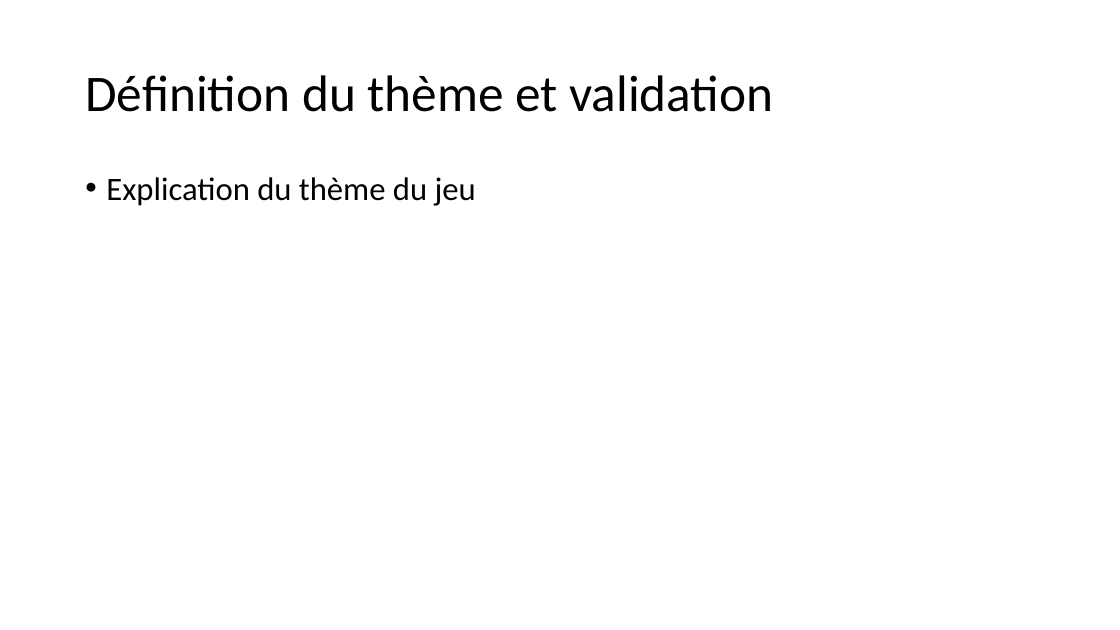
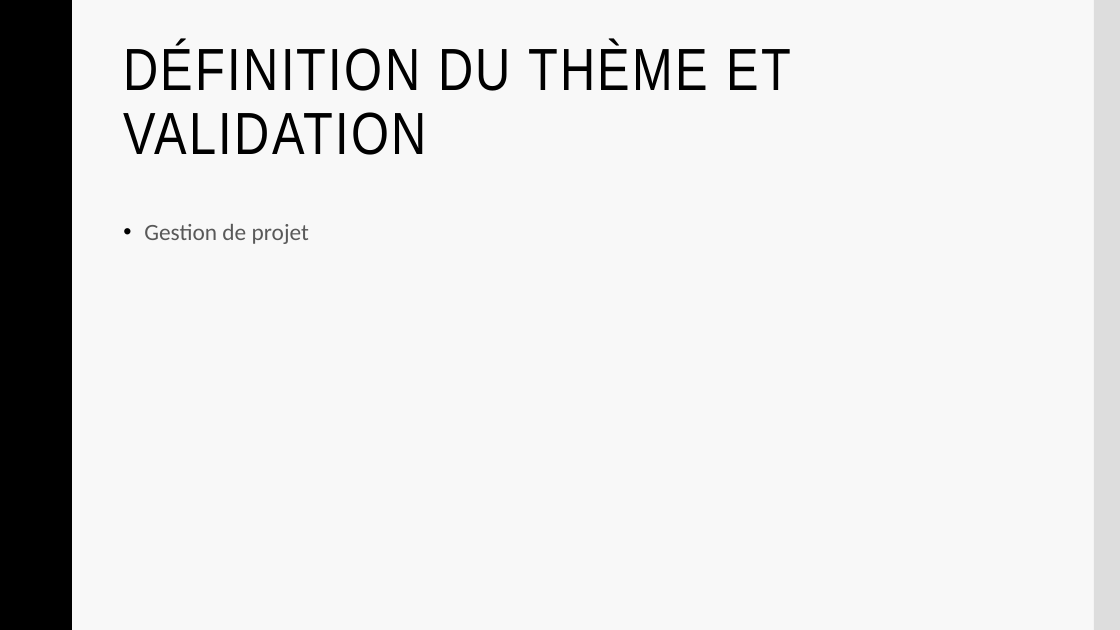
Before and after one commit to Frizzbii/Serious-Game-MMI, a slide deck: slide 10 of presentation.pptx (slide 7 before the commit). Drawn at 1120x630 pixels with LibreOffice and Linux fonts; fonts in the diff are those of the drawing; background and template pictures are left out. Boxes give left, top, right and bottom in pixels: in the first picture for what was removed or moved away, otherwise in the second. Text is boxed around its words. In the diff, an @@ line names an element or a change of style, - is before the commit and + after.

Commit message:
powerpoint

```diff
--- a/presentation.pptx
+++ b/presentation.pptx
@@ background #FFFFFF to #F8F8F8 @@
@@ rectangle added at <box>0,0,71,630</box>, fill #000000, outline #000000 1 pt @@
@@ rectangle added at <box>1094,0,1120,630</box>, fill #DDDDDD @@
@@ title "DÉFINITION DU THÈME ET VALIDATION" at <box>123,42,791,155</box>: vertical alignment middle to top @@
@@ title at <box>123,42,791,155</box>: text changed; size 44 to 51 pt; font Calibri to Arial Narrow @@
-Définition du thème et validation
+DÉFINITION DU THÈME ET VALIDATION
@@ text at <box>144,224,309,244</box>: text changed; size 28 to 20 pt; text colour #000000 to #595959 @@
-• Explication du thème du jeu
+• Gestion de projet
```
Also in this commit, not shown: 11 other slides changed, 4 slides added, 8 slides removed.
